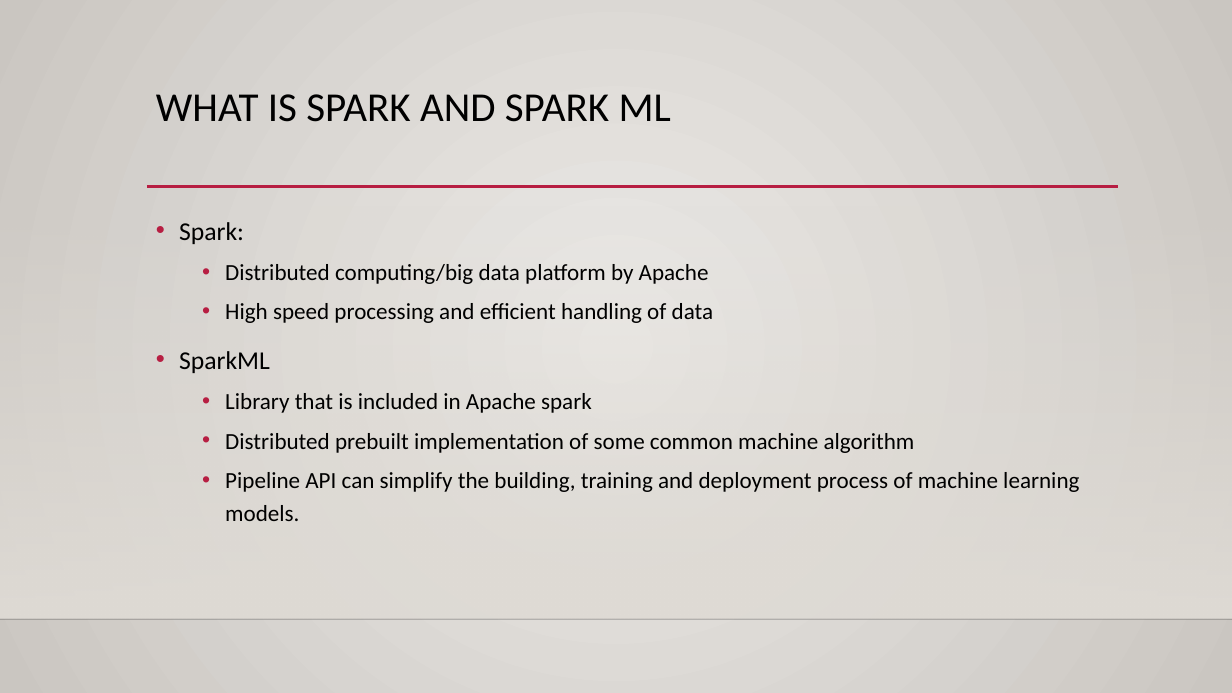
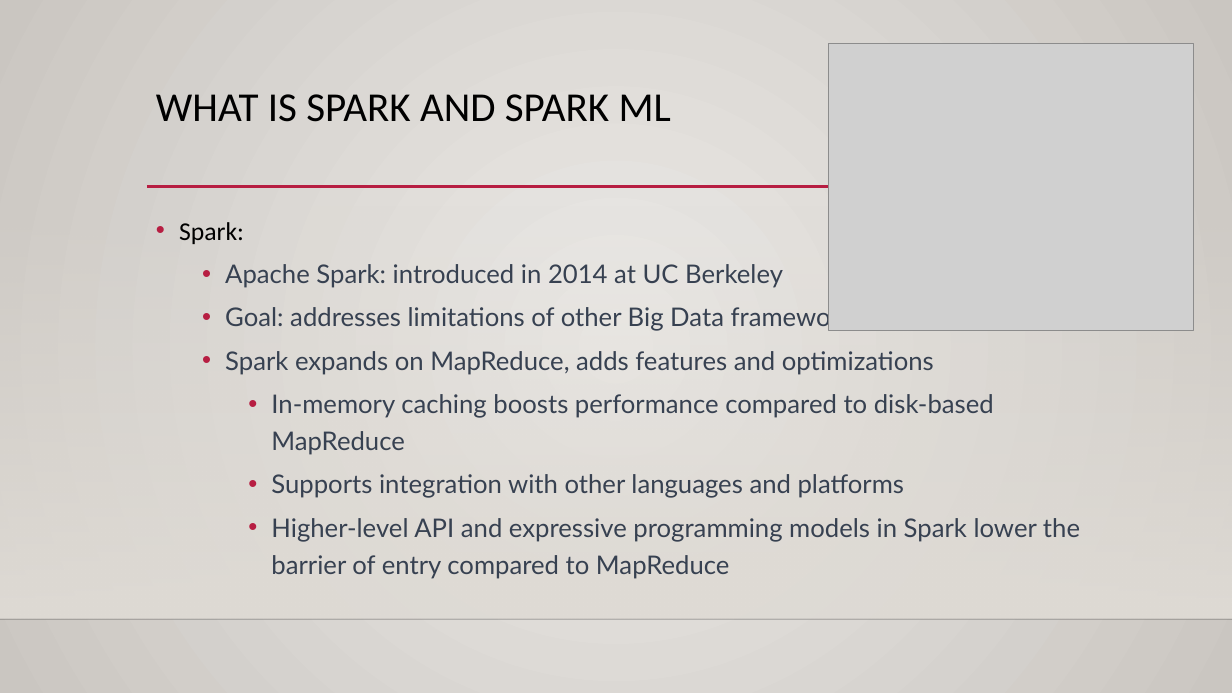
Before and after one commit to nhatthuan97/Qualifying_Repo, a slide deck: slide 7 of Presentation.pptx (slide 6 before the commit). Drawn at 1232x693 pixels with LibreOffice and Linux fonts; fonts in the diff are those of the drawing; grey boxes stand for pictures; background and template pictures are left out. Boxes give left, top, right and bottom in pixels: in the first picture for what was removed or moved away, otherwise in the second. Text is boxed around its words. In the diff, an @@ line names an element or a change of style, - is before the commit and + after.

Commit message:
Fixing ppt, add mapreduce vs spark

```diff
--- a/Presentation.pptx
+++ b/Presentation.pptx
@@ picture added at (829, 43, 1194, 331) @@
@@ text at (225, 264, 1080, 579): text changed; size 18 to 20 pt; font Calibri to Lato; text colour #000000 to #374151 @@
-  • Distributed computing/big data platform by Apache
-  • High speed processing and efficient handling of data
-• SparkML
-  • Library that is included in Apache spark
-  • Distributed prebuilt implementation of some common machine algorithm
-  • Pipeline API can simplify the building, training and deployment process of machine learning models.
+  • Apache Spark: introduced in 2014 at UC Berkeley
+  • Goal: addresses limitations of other Big Data frameworks
+  • Spark expands on MapReduce, adds features and optimizations
+    • In-memory caching boosts performance compared to disk-based MapReduce
+    • Supports integration with other languages and platforms
+    • Higher-level API and expressive programming models in Spark lower the barrier of entry compared to MapReduce
```
Also in this commit, not shown: 3 slides added, 1 slide removed, 7 other files.
